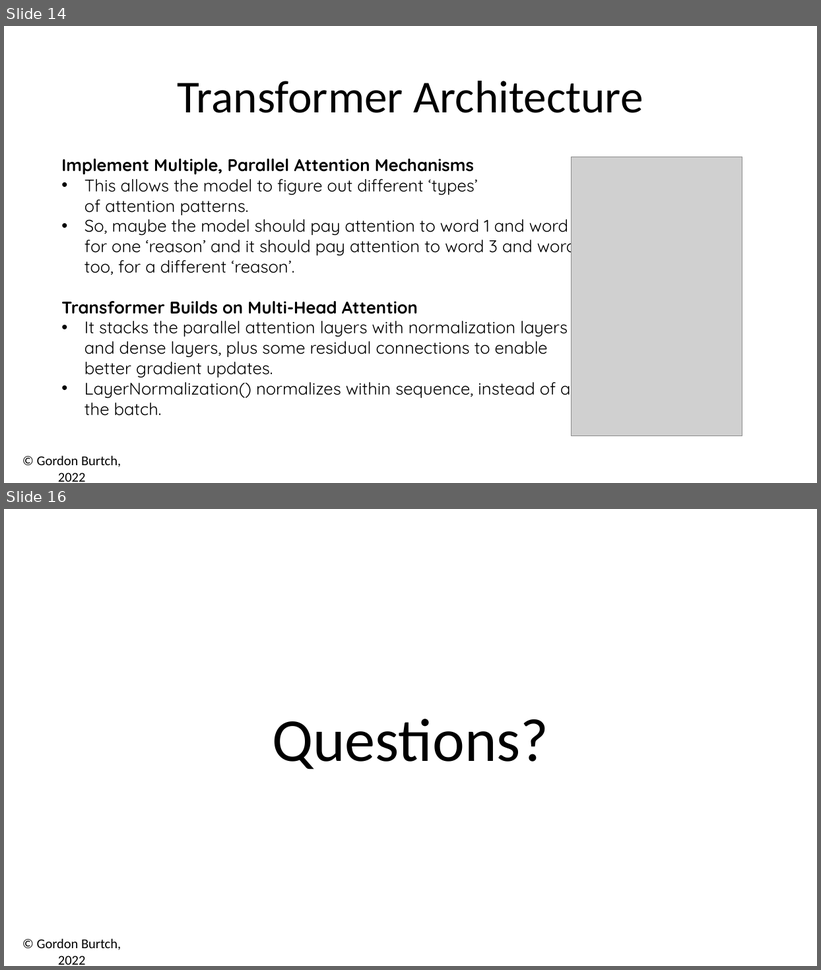
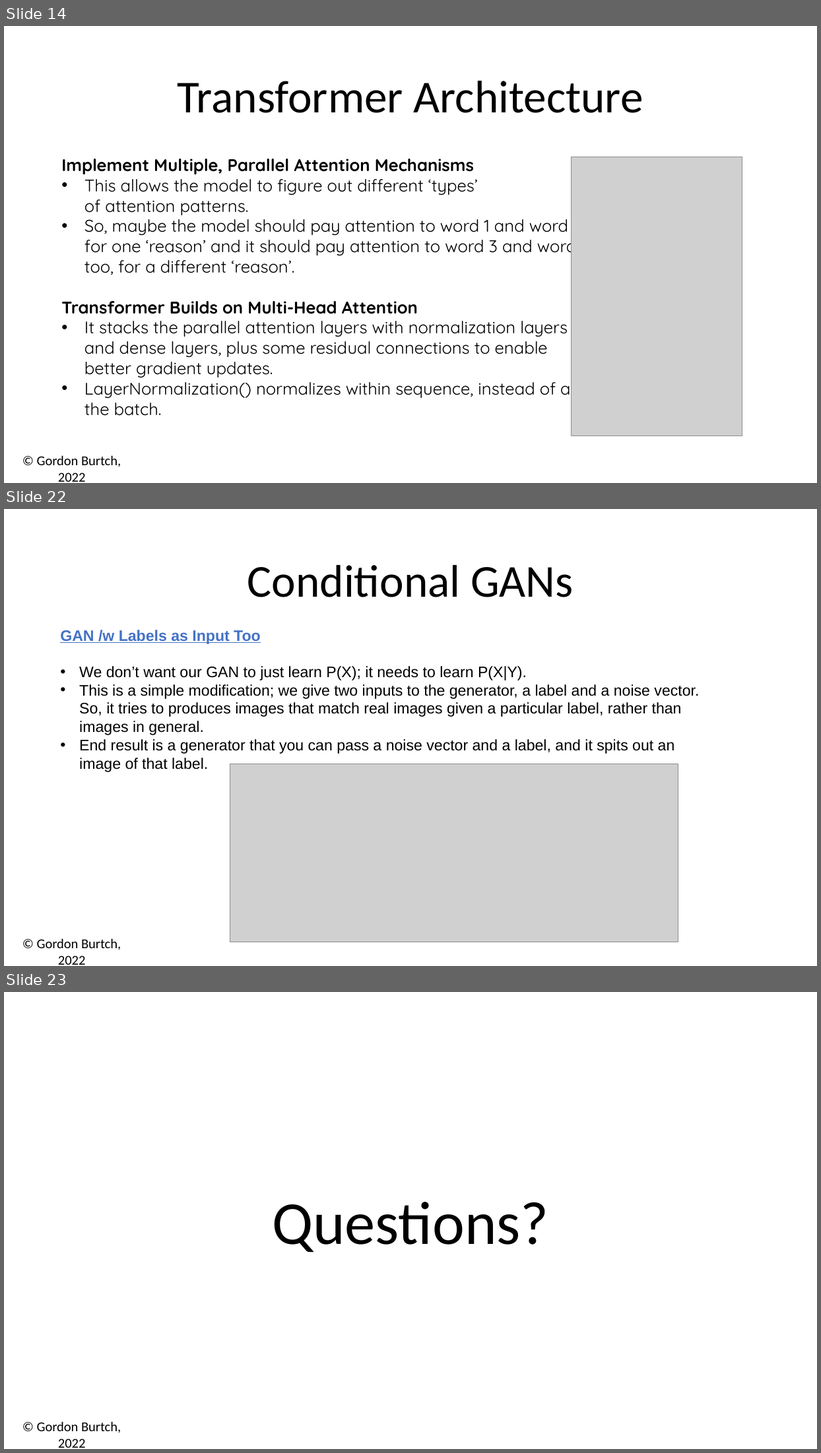
Before and after one commit to gburtch/NYU---ModernAI, a slide deck: Session 6/06b - RNNs for Text.pptx. Shown one above the other, each under a label of ours: slides 14 and 16 before the commit, slides 14, 22 and 23 after it; the slides between them are not shown. The pictures are 821x970 and 821x1453 pixels, drawn with LibreOffice and Linux fonts; fonts in the diff are those of the drawing; grey boxes stand for pictures. Boxes give left, top, right and bottom in pixels: in the first picture for what was removed or moved away, otherwise in the second. Text is boxed around its words. In the diff, an @@ line names an element or a change of style, - is before the commit and + after.

```diff
--- a/Session 6/06b - RNNs for Text.pptx
+++ b/Session 6/06b - RNNs for Text.pptx
@@ slide 22 added at (x1=4, y1=509, x2=817, y2=966), background #FFFFFF; not listed: 1 template element that a slide beside it also shows @@
@@ text added at (x1=248, y1=565, x2=574, y2=597), 54 pt, text #000000 @@
+Conditional GANs
@@ text added at (x1=60, y1=630, x2=699, y2=754), 18 pt, text #000000 @@
+GAN /w Labels as Input Too
+• We don’t want our GAN to just learn P(X); it needs to learn P(X|Y).
+• This is a simple modification; we give two inputs to the generator, a label and a noise vector. So, it tries to produces images that match real images given a particular label, rather than images in general.
+• End result is a generator that you can pass a noise vector and a label, and it spits out an image of that label.
@@ picture added at (x1=230, y1=764, x2=679, y2=943) @@
@@ what was slide 16 is now slide 23 @@
```
Also in this commit, not shown: 3 slides changed, 6 other slides added, 26 other files.
